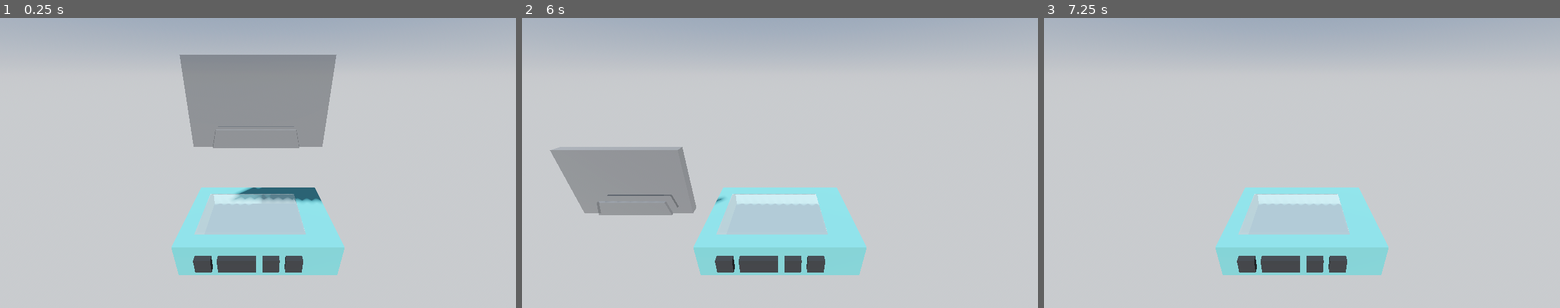
Above: before the commit, frames 1-3 (left to right).
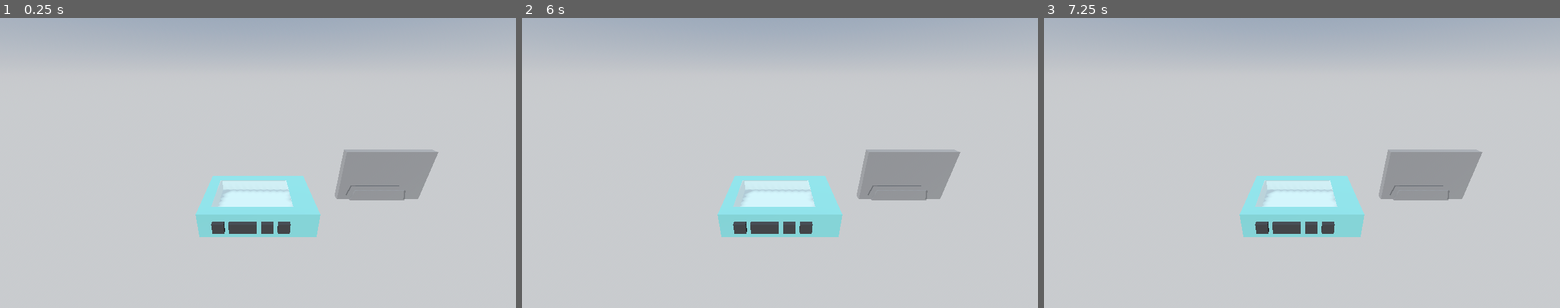
Above: after the commit, the same moments.

Repository: LyciaStenson/CompactCassette
Game: Godot game, scene res://Scenes/Main.tscn
The game is run twice, just before and just after one commit, with the same random seed, the same clock (stepped at 60 frames per second) and the same inputs.
Inputs (mouse positions are in pixels of both pictures, inside the frame that each line leads up to):
- Up to frame 1 (0.25 s): no input
- Up to frame 2 (6 s): tap Enter at 0.5, 2, 3.5 s; move the mouse to (754, 221) at 0.52 s; click (754, 221) at 0.6 s; tap Space at 1.25, 2.75, 4.25 s; drag from (934, 206) to (754, 221) at 1.27 s; move the mouse to (625, 119) at 2.02 s; hold Mouse wheel up (ZoomIn) 2.03-2.75 s; click (625, 119) at 2.17 s; drag from (805, 163) to (625, 119) at 2.77 s; move the mouse to (702, 90) at 3.52 s; click (702, 90) at 3.6 s; drag from (893, 148) to (702, 90) at 4.27 s; move the mouse to (676, 177) at 5.02 s; hold Mouse wheel up (ZoomIn) 5.03-5.75 s; click (676, 177) at 5.17 s; drag from (831, 99) to (676, 177) at 5.77 s
- Up to frame 3 (7.25 s): move the mouse to (1276, 221) at 6.52 s; click (1276, 221) at 6.6 s

The runs differ from the first frame. In frame 1, 20% of the frame differs, in the area x 33-85%, y 12-89%; in frame 2, 17%; in frame 3, 11%.

Commit message:
Working on tape model

Diff:
--- a/Materials/PlayerWindow.tres
+++ b/Materials/PlayerWindow.tres
@@ -1,5 +1,5 @@
 [gd_resource type="StandardMaterial3D" format=3 uid="uid://2avrv2l2e606"]
 
 [resource]
-transparency = 4
+transparency = 1
 albedo_color = Color(0.666569, 0.666569, 0.666569, 0.490196)
--- a/Scenes/CassettePlayer.tscn
+++ b/Scenes/CassettePlayer.tscn
@@ -17,6 +17,9 @@
 
 [sub_resource type="BoxShape3D" id="BoxShape3D_ng8vm"]
 size = Vector3(0.31, 0.06, 0.145)
+
+[sub_resource type="BoxShape3D" id="BoxShape3D_jiysg"]
+size = Vector3(1.02, 1, 0.1)
 
 [sub_resource type="ArrayMesh" id="ArrayMesh_5dx0k"]
 _surfaces = [{
@@ -339,6 +342,12 @@
 [node name="CollisionShape" type="CollisionShape3D" parent="FastFowardButton"]
 shape = SubResource("BoxShape3D_cxelf")
 
+[node name="Door" type="StaticBody3D" parent="."]
+transform = Transform3D(1, 0, 0, 0, 1, 0, 0, 0, 1, 0.056, 0, -0.014)
+
+[node name="CollisionShape" type="CollisionShape3D" parent="Door"]
+shape = SubResource("BoxShape3D_jiysg")
+
 [node name="Model" type="Node3D" parent="."]
 
 [node name="Body" type="MeshInstance3D" parent="Model"]
@@ -376,7 +385,10 @@
 skeleton = NodePath("")
 
 [node name="TapePoint" type="Node3D" parent="."]
-transform = Transform3D(1, 0, 0, 0, 1, 0, 0, 0, 1, 0.015, -0.1, 0)
+transform = Transform3D(-1, 8.74228e-08, 0, -8.74228e-08, -1, 0, 0, 0, 1, 0.015, -0.1, 0)
+
+[node name="CloseupPoint" type="Node3D" parent="."]
+transform = Transform3D(1, 0, 0, 0, 0.258819, -0.965926, 0, 0.965926, 0.258819, 0, 0, 0.03)
 
 [node name="AnimationPlayer" type="AnimationPlayer" parent="."]
 libraries = {
--- a/Scenes/Main.tscn
+++ b/Scenes/Main.tscn
@@ -22,10 +22,10 @@
 transform = Transform3D(-1, 8.74228e-08, 3.82137e-15, 0, -4.37114e-08, 1, 8.74228e-08, 1, 4.37114e-08, 0, 0, 0)
 
 [node name="CassetteTape" parent="." instance=ExtResource("2_unspv")]
-transform = Transform3D(1, 0, 0, 0, 1, 0, 0, 0, 1, 0, 1.15, 0)
+transform = Transform3D(1, 0, 0, 0, 1, 0, 0, 0, 1, 1.5, 0.4, 0)
 
 [node name="Camera" type="Camera3D" parent="."]
-transform = Transform3D(1, 0, 0, 0, 0.906308, 0.422618, 0, -0.422618, 0.906308, 0, 1.35, 1.452)
+transform = Transform3D(1, 0, 0, 0, 0.906308, 0.422618, 0, -0.422618, 0.906308, 0, 1.5, 2)
 script = ExtResource("2_gfgva")
 
 [node name="DirectionalLight3D" type="DirectionalLight3D" parent="."]
--- a/Scripts/CassettePlayer.gd
+++ b/Scripts/CassettePlayer.gd
@@ -62,6 +62,7 @@
 		body.reparent(tape_point)
 		body.in_player = true
 		body.position = Vector3()
-		body.rotation_degrees = Vector3(0.0, 0.0, 180.0)
+		body.rotation = Vector3()
+		#body.rotation_degrees = Vector3(0.0, 0.0, 180.0)
 		#body.set_physics_process(false)
 		#body.position = tape_point.position
Not shown: 1 places in Scenes/CassettePlayer.tscn that only renumber resources
Not shown, changed: Models/CassettePlayer.blend
Not shown, changed: Models/CassetteTape.blend
